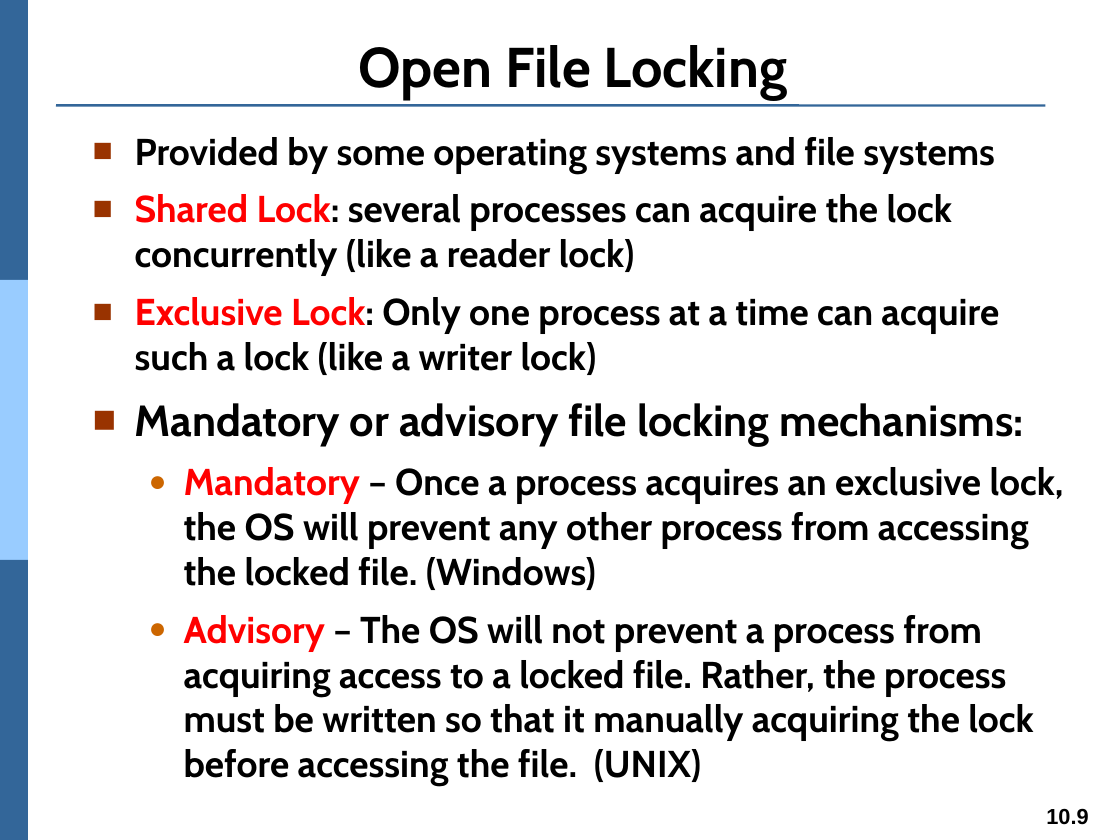
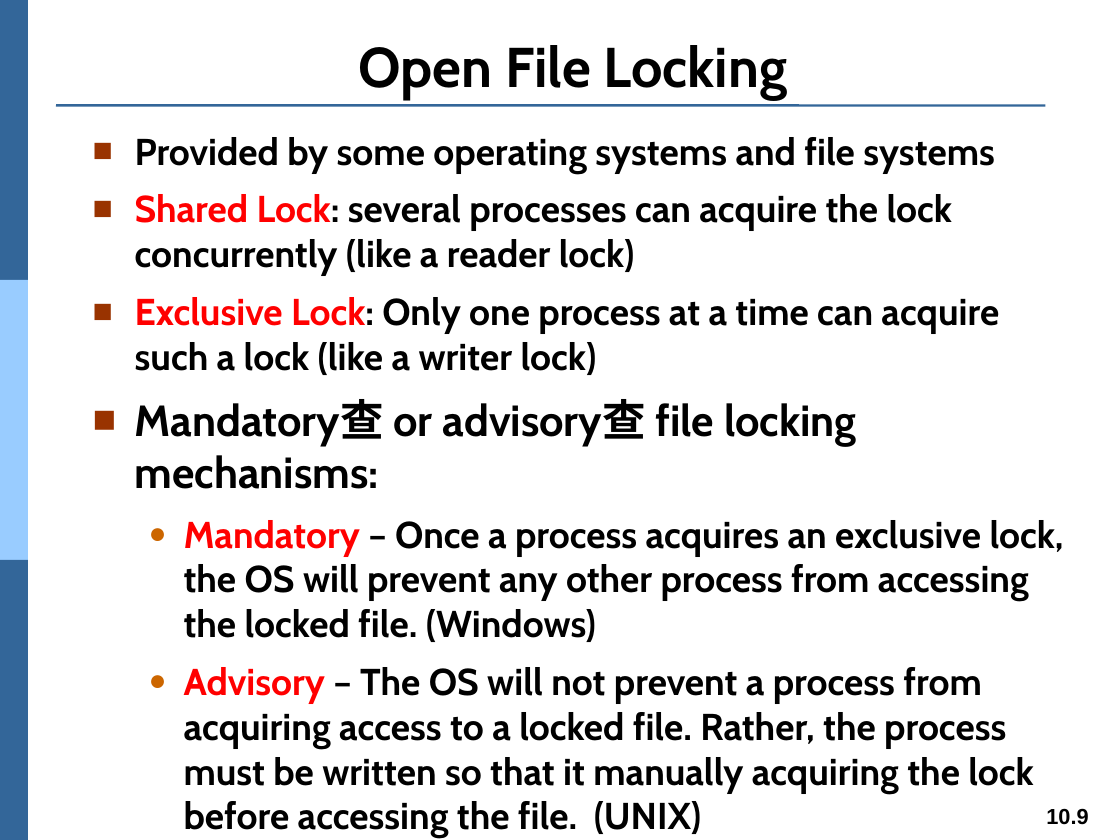
Before and after one commit to Yang09701194/OS_Learning, a slide deck: slide 9 of ch10.pptx. Drawn at 1120x840 pixels with LibreOffice and Linux fonts; fonts in the diff are those of the drawing. Boxes give left, top, right and bottom in pixels: in the first picture for what was removed or moved away, otherwise in the second. Text is boxed around its words. In the diff, an @@ line names an element or a change of style, - is before the commit and + after.

```diff
--- a/ch10.pptx
+++ b/ch10.pptx
@@ text at box(135, 400, 857, 489): text changed @@
-■ Mandatory or advisory file locking mechanisms:
+■ Mandatory查 or advisory查 file locking mechanisms:
```
Also in this commit, not shown: 1 other slide changed.
